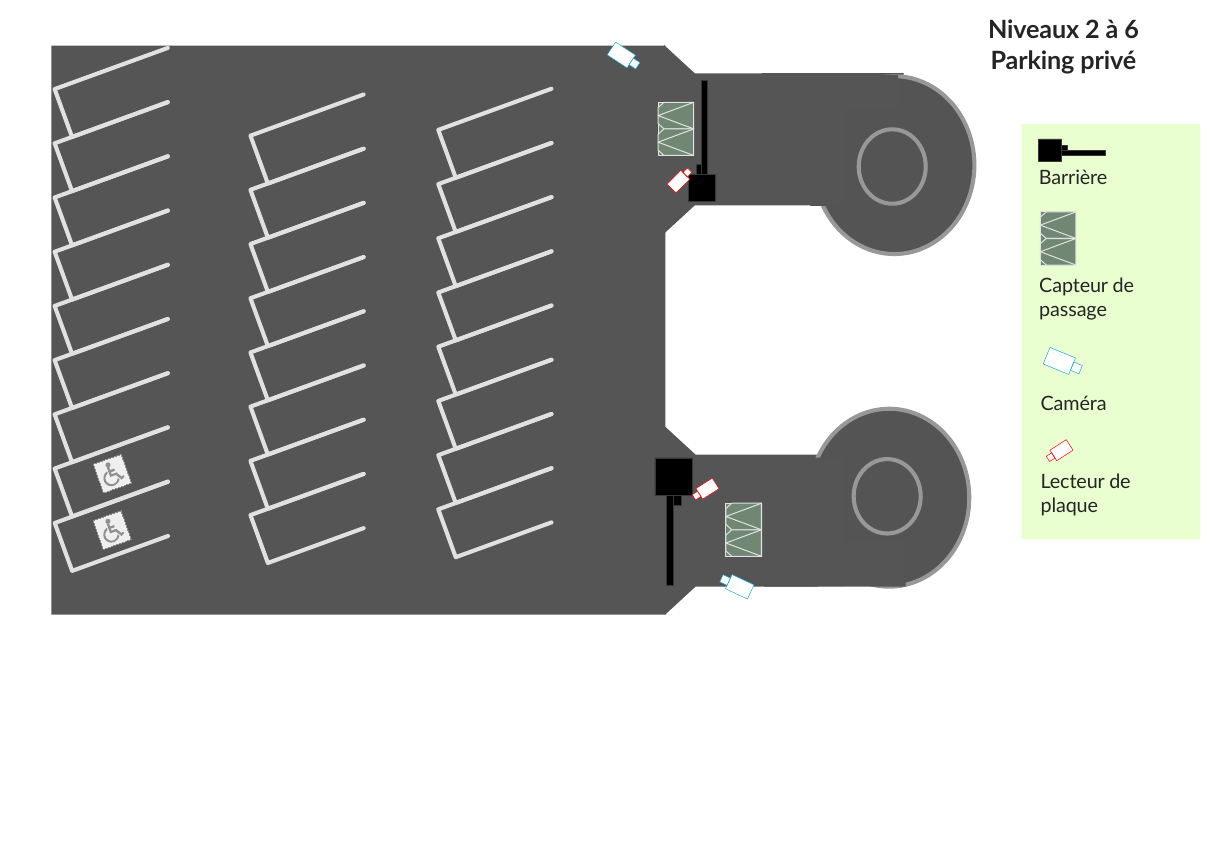
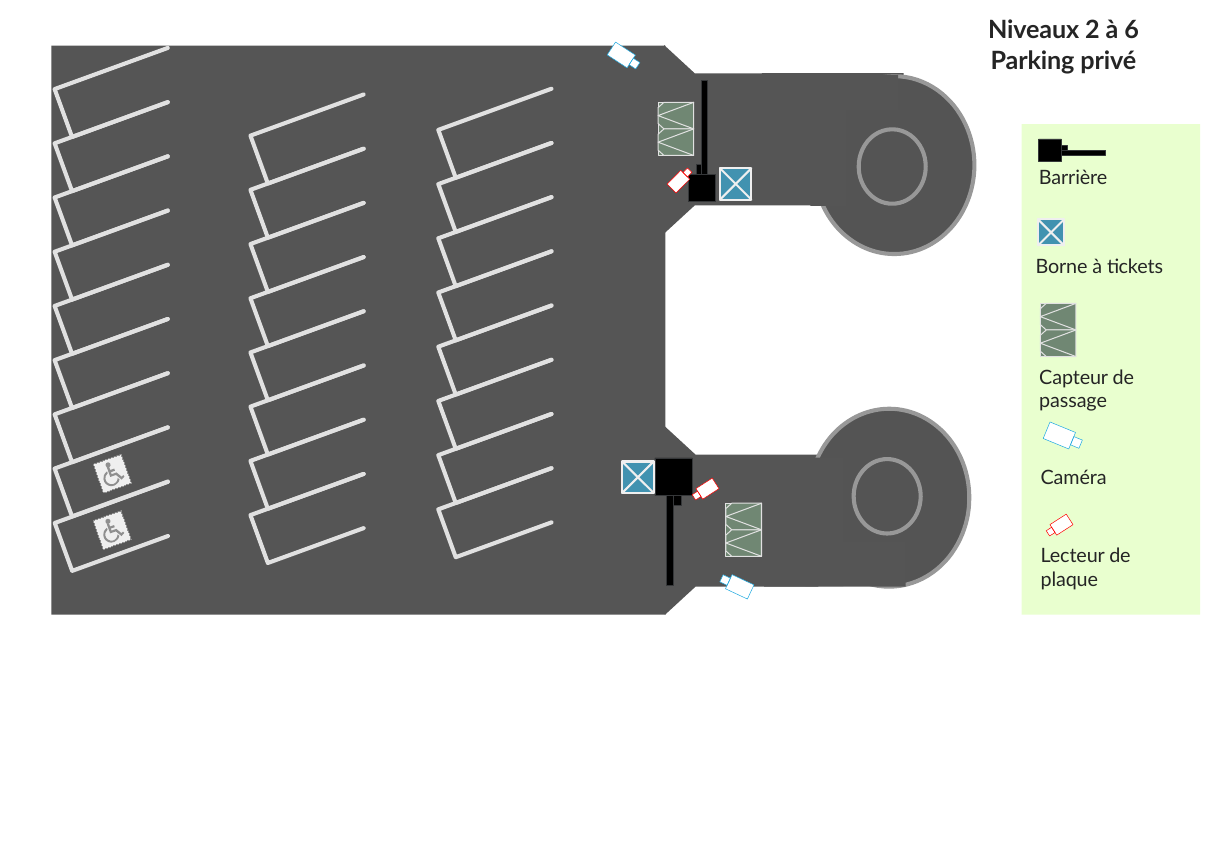
Before and after one commit to cyrilled/iPark, a slide deck: slide 1 of docs/res/media/hotel departement privé.pptx. Drawn at 1232x841 pixels with LibreOffice and Linux fonts; fonts in the diff are those of the drawing. Boxes give left, top, right and bottom in pixels: in the first picture for what was removed or moved away, otherwise in the second. Text is boxed around its words. In the diff, an @@ line names an element or a change of style, - is before the commit and + after.

```diff
--- a/docs/res/media/hotel departement privé.pptx
+++ b/docs/res/media/hotel departement privé.pptx
@@ freeform shape resized from (x1=1021, y1=124, x2=1200, y2=540) to (x1=1021, y1=124, x2=1200, y2=615) @@
@@ freeform shape added at (x1=720, y1=168, x2=751, y2=199), fill #4192B0, outline #EFEFEF 1.13 pt @@
@@ freeform shape added at (x1=1038, y1=220, x2=1064, y2=246), fill #4192B0, outline #EFEFEF 1.13 pt @@
@@ text added at (x1=1036, y1=258, x2=1163, y2=273), 11 pt, text #252525 @@
+Borne à tickets
@@ 3 freeform shapes, 1 text moved together from (x1=1039, y1=212, x2=1134, y2=320) to (x1=1039, y1=303, x2=1134, y2=411) @@
@@ freeform shape added at (x1=622, y1=462, x2=654, y2=493), fill #4192B0, outline #EFEFEF 1.13 pt @@
@@ 2 texts, 2 freeform shapes moved together from (x1=1041, y1=348, x2=1130, y2=516) to (x1=1041, y1=423, x2=1130, y2=590) @@
```
Also in this commit, not shown: 4 other files.
